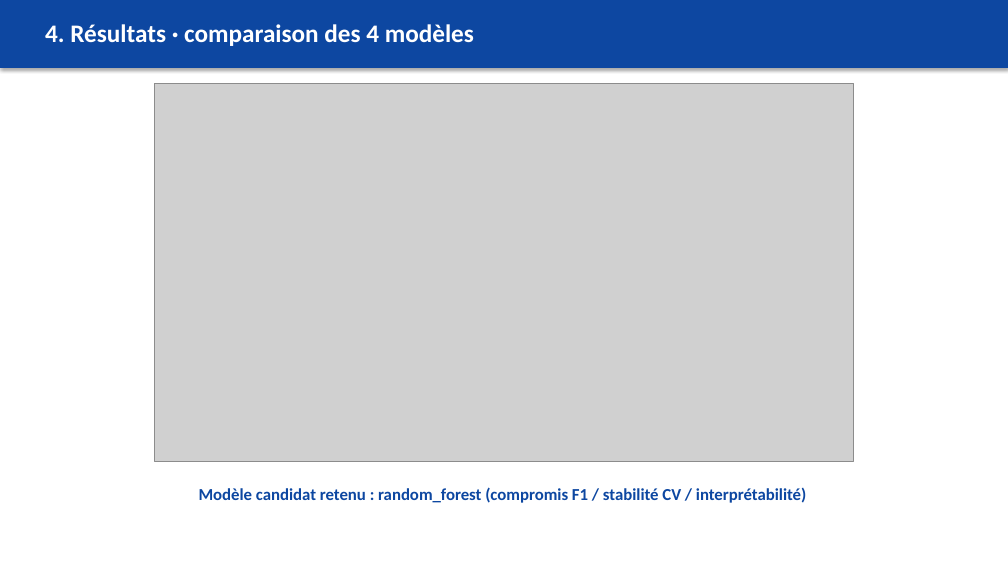
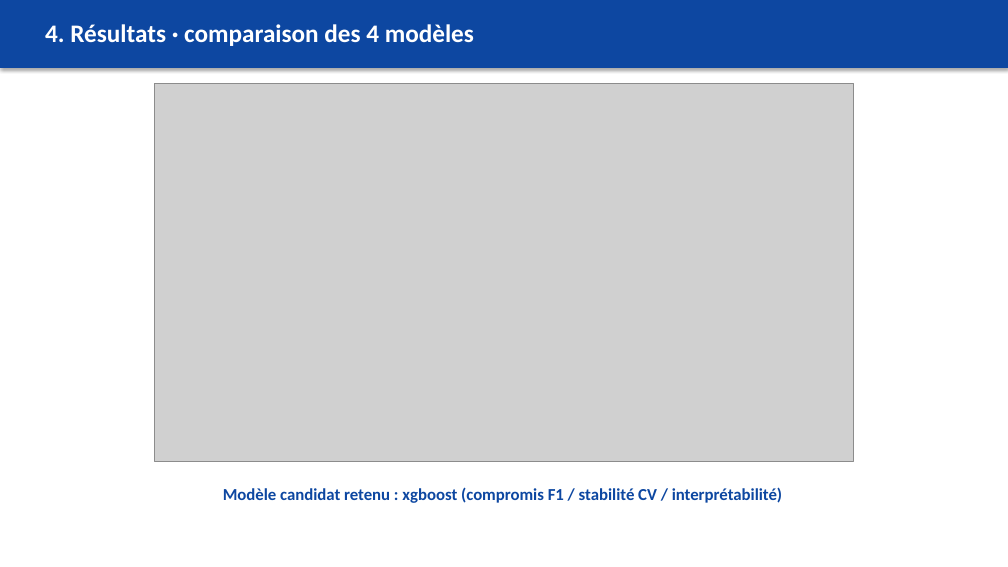
Before and after one commit to Adam-Blf/maintenance-predictive-industrielle, a slide deck: slide 5 of reports/presentation.pptx. Drawn at 1008x567 pixels with LibreOffice and Linux fonts; fonts in the diff are those of the drawing; grey boxes stand for pictures. Boxes give left, top, right and bottom in pixels: in the first picture for what was removed or moved away, otherwise in the second. Text is boxed around its words. In the diff, an @@ line names an element or a change of style, - is before the commit and + after.

```diff
--- a/reports/presentation.pptx
+++ b/reports/presentation.pptx
@@ text at (223, 487, 782, 503): text changed @@
-Modèle candidat retenu : random_forest (compromis F1 / stabilité CV / interprétabilité)
+Modèle candidat retenu : xgboost (compromis F1 / stabilité CV / interprétabilité)
```
Also in this commit, not shown: 47 other files.
